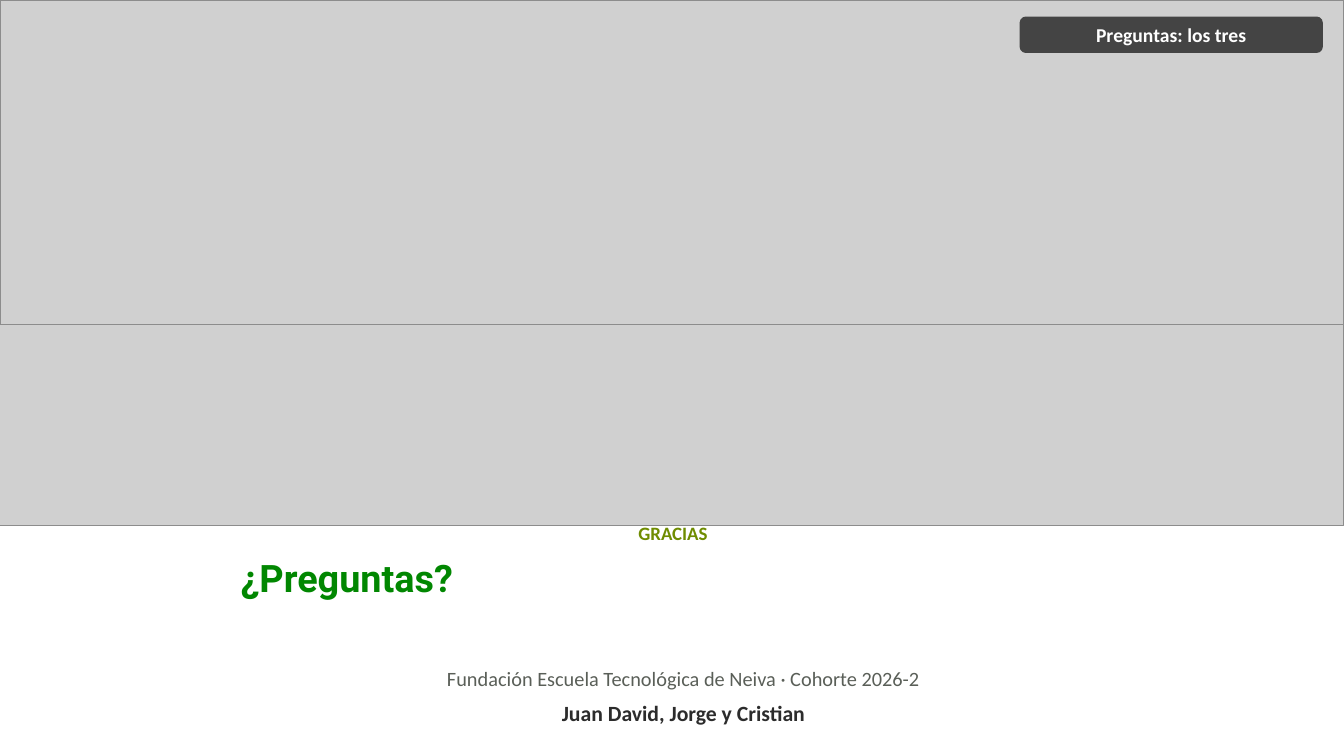
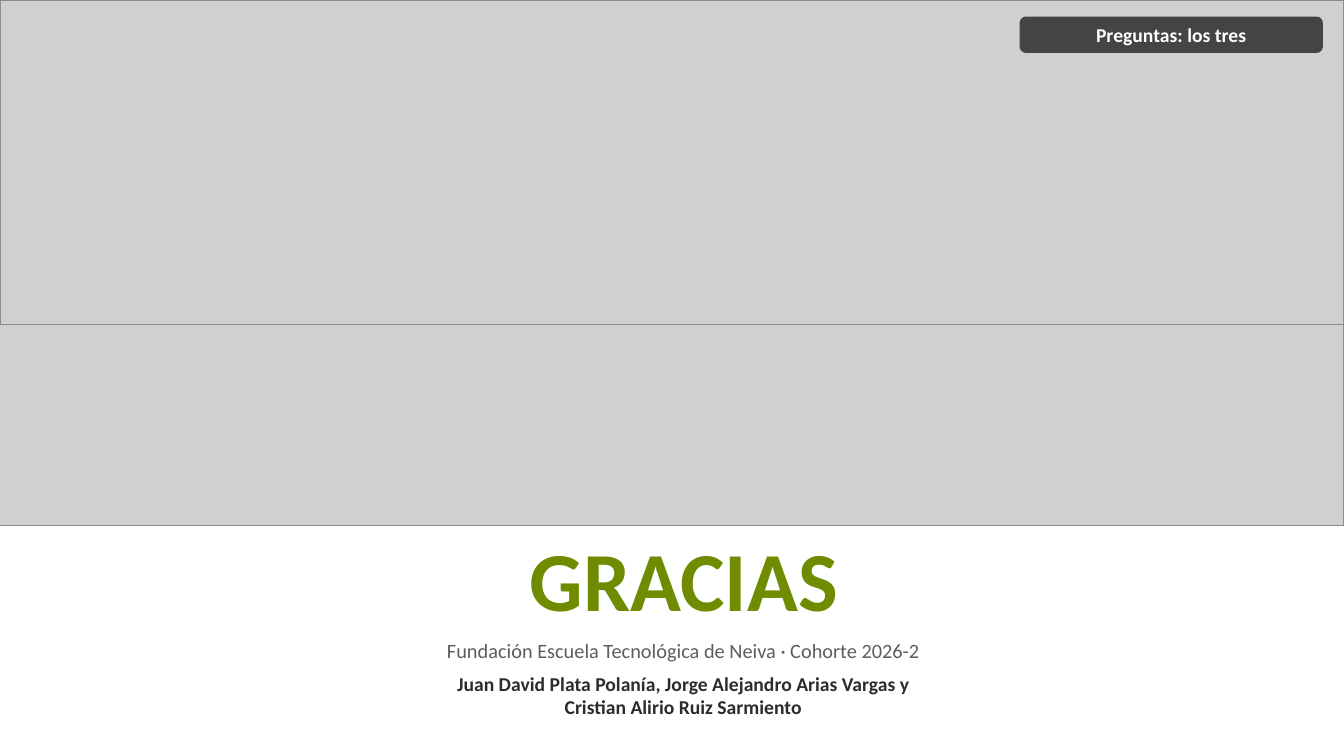
Before and after one commit to juandadevp/cuentasclaras, a slide deck: slide 14 of docs/Exposicion_Cuentas_Claras_con_responsables.pptx (slide 13 before the commit). Drawn at 1344x756 pixels with LibreOffice and Linux fonts; fonts in the diff are those of the drawing; grey boxes stand for pictures. Boxes give left, top, right and bottom in pixels: in the first picture for what was removed or moved away, otherwise in the second. Text is boxed around its words. In the diff, an @@ line names an element or a change of style, - is before the commit and + after.

```diff
--- a/docs/Exposicion_Cuentas_Claras_con_responsables.pptx
+++ b/docs/Exposicion_Cuentas_Claras_con_responsables.pptx
@@ text "GRACIAS": place and size @@
-text "GRACIAS" at box(638, 524, 707, 540)
+text "GRACIAS" at box(530, 556, 838, 612)
@@ text "GRACIAS" at box(530, 556, 838, 612): size 13.5 to 60 pt @@
@@ text removed at box(241, 564, 453, 600) @@
-¿Preguntas?
@@ text "Fundación Escuela Tecnológica de Neiva ...": place and size @@
-text "Fundación Escuela Tecnológica de Neiva ..." at box(447, 672, 920, 725)
+text "Fundación Escuela Tecnológica de Neiva ..." at box(447, 644, 920, 714)
@@ text at box(457, 677, 909, 714): text changed; size 15.5 to 14 pt @@
-Juan David, Jorge y Cristian
+Juan David Plata Polanía, Jorge Alejandro Arias Vargas y Cristian Alirio Ruiz Sarmiento
```
Also in this commit, not shown: 4 other slides changed, 2 slides added, 1 slide removed, 1 other file.
